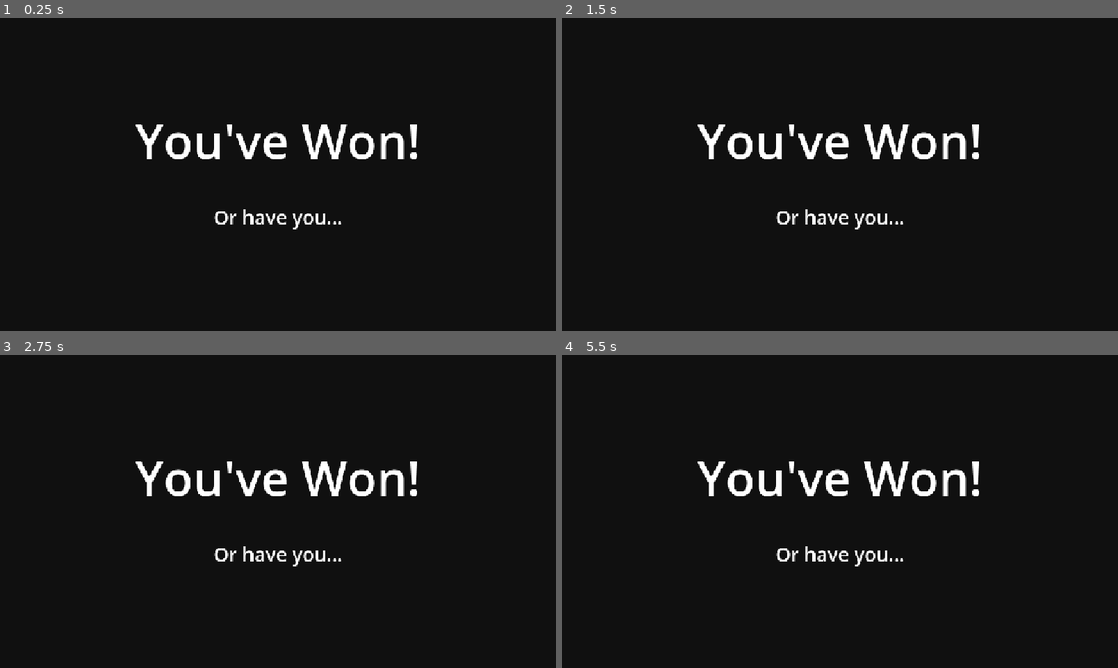
Above: before the commit, frames 1-4 (two rows, left to right).
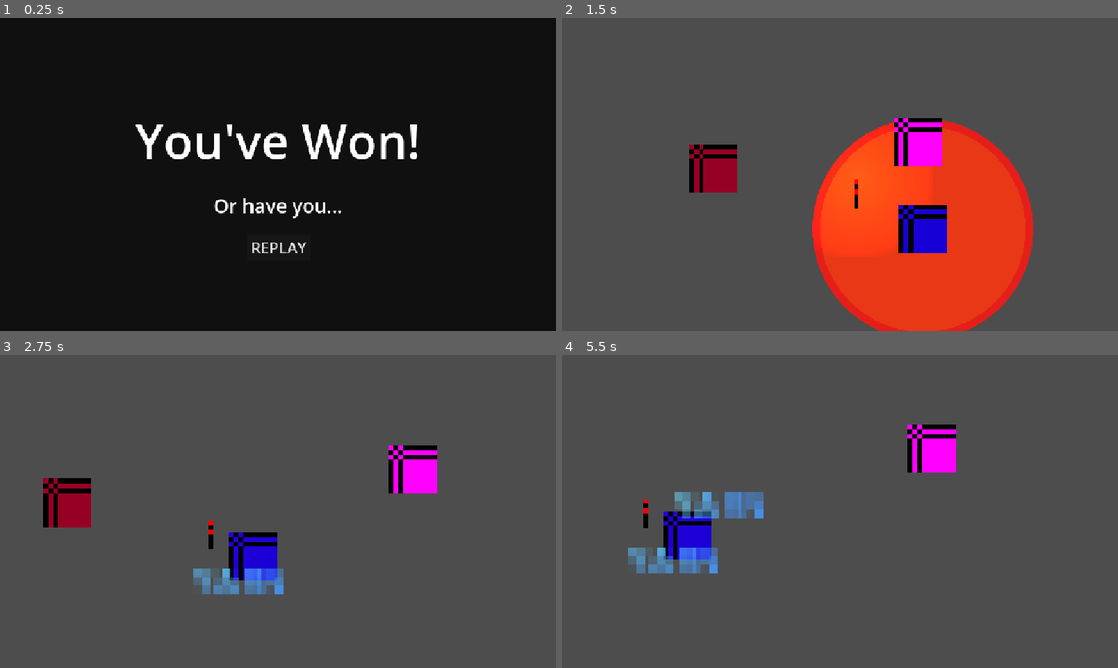
Above: after the commit, the same moments.

Repository: anqilique/GDGJam2-2025
Game: Godot game, scene res://Scenes/win_screen.tscn
Two runs of this game, one before a commit and one after it. Both use one fixed random seed, a clock stepped at 60 frames per second and the inputs below. This scene is started directly instead of the project's main scene. The engine's default icon, where the game draws it, is replaced by a stand-in: a white triangle on a blue panel in a dark square.
Inputs (mouse positions are in pixels of both pictures, inside the frame that each line leads up to):
- Up to frame 1 (0.25 s): no input
- Up to frame 2 (1.5 s): click (840, 246) at 0.5 s, where only the run after the commit has a clickable "REPLAY"; click (845, 96) at 1.25 s, where only the run after the commit has a clickable "PLAY"
- Up to frame 3 (2.75 s): move the mouse to (400, 495) at 2.02 s; hold D (fire_cat_move_right) from 2.03 s (still down); click (400, 495) at 2.1 s
- Up to frame 4 (5.5 s): move the mouse to (728, 527) at 2.77 s; release D (fire_cat_move_right) at 2.78 s; hold S (fire_cat_move_down) 2.78-3.53 s; tap Space (yarn_cat_pass_torch) at 2.85, 4.35 s; move the mouse to (895, 442) at 3.52 s; hold D (fire_cat_move_right) 3.53-4.28 s; click (895, 442) at 3.6 s; move the mouse to (812, 574) at 4.27 s; hold W (fire_cat_move_up) 4.28-5.03 s; move the mouse to (1006, 558) at 5.02 s; hold A (fire_cat_move_left) from 5.03 s (still down); click (1006, 558) at 5.1 s

The runs differ from the first frame. In frame 1, 0.9% of the frame differs, in the area x 38-62%, y 57-76%; in frame 2, 99%; in frame 3, 99%; in frame 4, 99%, in the area x 0-100%, y 0-100%.

Commit message:
Merge branch 'main' of https://github.com/anqilique/GDGJam2-2025

Diff:
--- a/Scenes/loss_screen.tscn
+++ b/Scenes/loss_screen.tscn
@@ -1,4 +1,7 @@
-[gd_scene format=3 uid="uid://cdvytg7osk3eu"]
+[gd_scene load_steps=3 format=3 uid="uid://cdvytg7osk3eu"]
+
+[ext_resource type="Script" uid="uid://c18nfyf1mkn7g" path="res://Scripts/Loss_screen.gd" id="1_0dmjc"]
+[ext_resource type="Theme" uid="uid://dljqrqoj41xf7" path="res://Assets/Resources/theme.tres" id="2_jhgxs"]
 
 [node name="loser" type="Control"]
 layout_mode = 3
@@ -7,6 +10,7 @@
 anchor_bottom = 1.0
 grow_horizontal = 2
 grow_vertical = 2
+script = ExtResource("1_0dmjc")
 
 [node name="CanvasLayer" type="CanvasLayer" parent="."]
 
@@ -18,9 +22,21 @@
 [node name="Label" type="Label" parent="CanvasLayer/ColorRect"]
 layout_mode = 0
 offset_left = 192.0
-offset_top = 256.0
+offset_top = 224.0
 offset_right = 960.0
-offset_bottom = 393.0
+offset_bottom = 361.0
 theme_override_font_sizes/font_size = 100
 text = "HAHA! LOSER!"
 horizontal_alignment = 1
+
+[node name="Button" type="Button" parent="CanvasLayer"]
+offset_left = 512.0
+offset_top = 448.0
+offset_right = 643.0
+offset_bottom = 501.0
+theme = ExtResource("2_jhgxs")
+theme_override_font_sizes/font_size = 32
+text = "REPLAY"
+
+[connection signal="pressed" from="CanvasLayer/Button" to="." method="_on_button_pressed"]
+[connection signal="pressed" from="CanvasLayer/Button" to="CanvasLayer/Button" method="_on_pressed"]
--- a/Scenes/win_screen.tscn
+++ b/Scenes/win_screen.tscn
@@ -1,4 +1,7 @@
-[gd_scene load_steps=0 format=3 uid="uid://b74smuspeiav4"]
+[gd_scene load_steps=3 format=3 uid="uid://b74smuspeiav4"]
+
+[ext_resource type="Script" uid="uid://c15kuir52i30e" path="res://Scripts/Win_screen.gd" id="1_a00f1"]
+[ext_resource type="Theme" uid="uid://dljqrqoj41xf7" path="res://Assets/Resources/theme.tres" id="2_awi1s"]
 
 [node name="Winner" type="Control"]
 layout_mode = 3
@@ -7,6 +10,7 @@
 anchor_bottom = 1.0
 grow_horizontal = 2
 grow_vertical = 2
+script = ExtResource("1_a00f1")
 
 [node name="CanvasLayer" type="CanvasLayer" parent="."]
 
@@ -27,9 +31,20 @@
 [node name="Label" type="Label" parent="CanvasLayer/Label"]
 layout_mode = 0
 offset_left = 128.0
-offset_top = 200.0
+offset_top = 176.0
 offset_right = 512.0
-offset_bottom = 255.0
+offset_bottom = 231.0
 theme_override_font_sizes/font_size = 40
 text = "Or have you..."
 horizontal_alignment = 1
+
+[node name="Button" type="Button" parent="CanvasLayer"]
+offset_left = 512.0
+offset_top = 448.0
+offset_right = 643.0
+offset_bottom = 501.0
+theme = ExtResource("2_awi1s")
+theme_override_font_sizes/font_size = 32
+text = "REPLAY"
+
+[connection signal="pressed" from="CanvasLayer/Button" to="." method="_on_button_pressed"]
--- /dev/null
+++ b/Scripts/Loss_screen.gd
@@ -0,0 +1,5 @@
+extends Control
+
+
+func _on_button_pressed() -> void:
+	get_tree().change_scene_to_file("res://Scenes/start_menu.tscn")
--- /dev/null
+++ b/Scripts/Win_screen.gd
@@ -0,0 +1,5 @@
+extends Control
+
+
+func _on_button_pressed() -> void:
+	get_tree().change_scene_to_file("res://Scenes/start_menu.tscn")
--- /dev/null
+++ b/Scripts/Winner.gd
@@ -0,0 +1,5 @@
+extends Control
+
+
+func _on_button_pressed() -> void:
+	get_tree().change_scene_to_file("res://Scenes/start_menu.tscn")
--- /dev/null
+++ b/Scripts/button.gd
@@ -0,0 +1,5 @@
+extends Button
+
+
+func _on_pressed() -> void:
+	pass # Replace with function body.
--- /dev/null
+++ b/Scripts/loser.gd
@@ -0,0 +1,5 @@
+extends Control
+
+
+func _on_button_pressed() -> void:
+	get_tree().change_scene_to_file("res://Scenes/start_menu.tscn")
Not shown, added: Scripts/Loss_screen.gd.uid
Not shown, added: Scripts/Win_screen.gd.uid
Not shown, added: Scripts/Winner.gd.uid
Not shown, added: Scripts/button.gd.uid
Not shown, added: Scripts/loser.gd.uid
